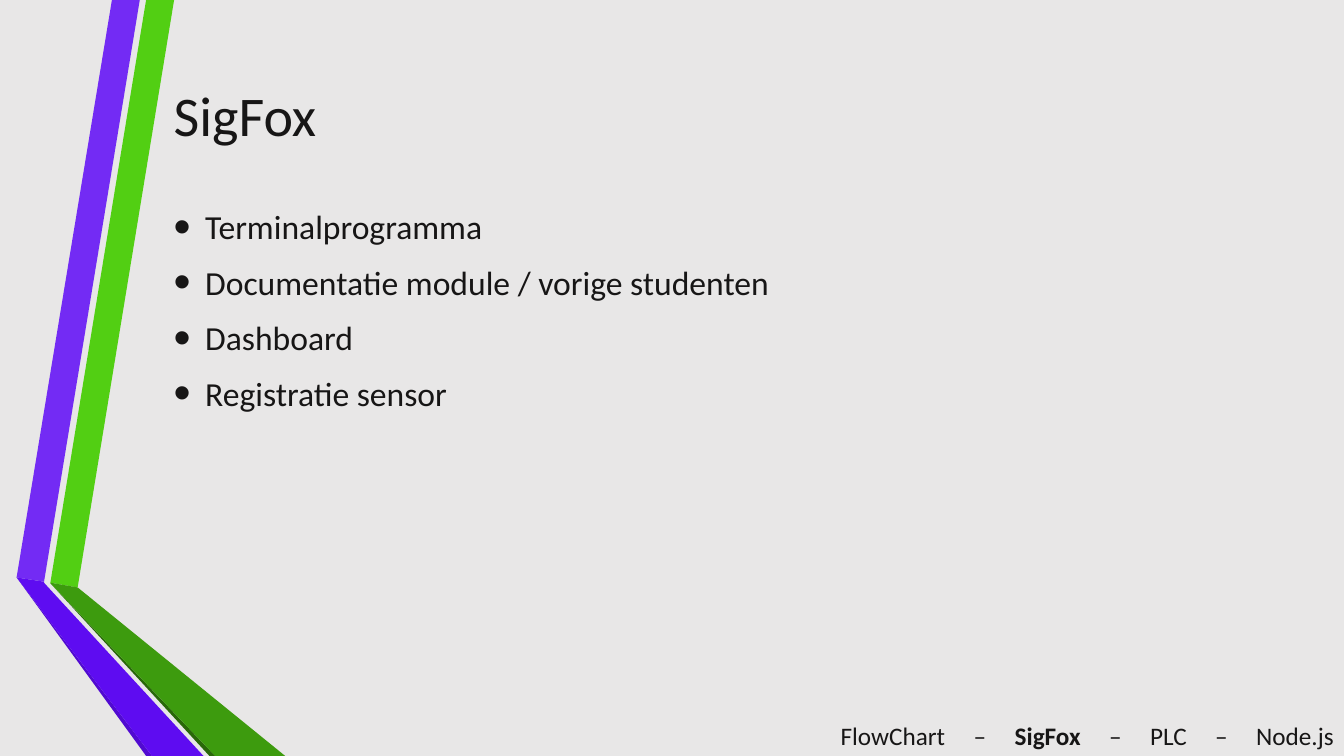
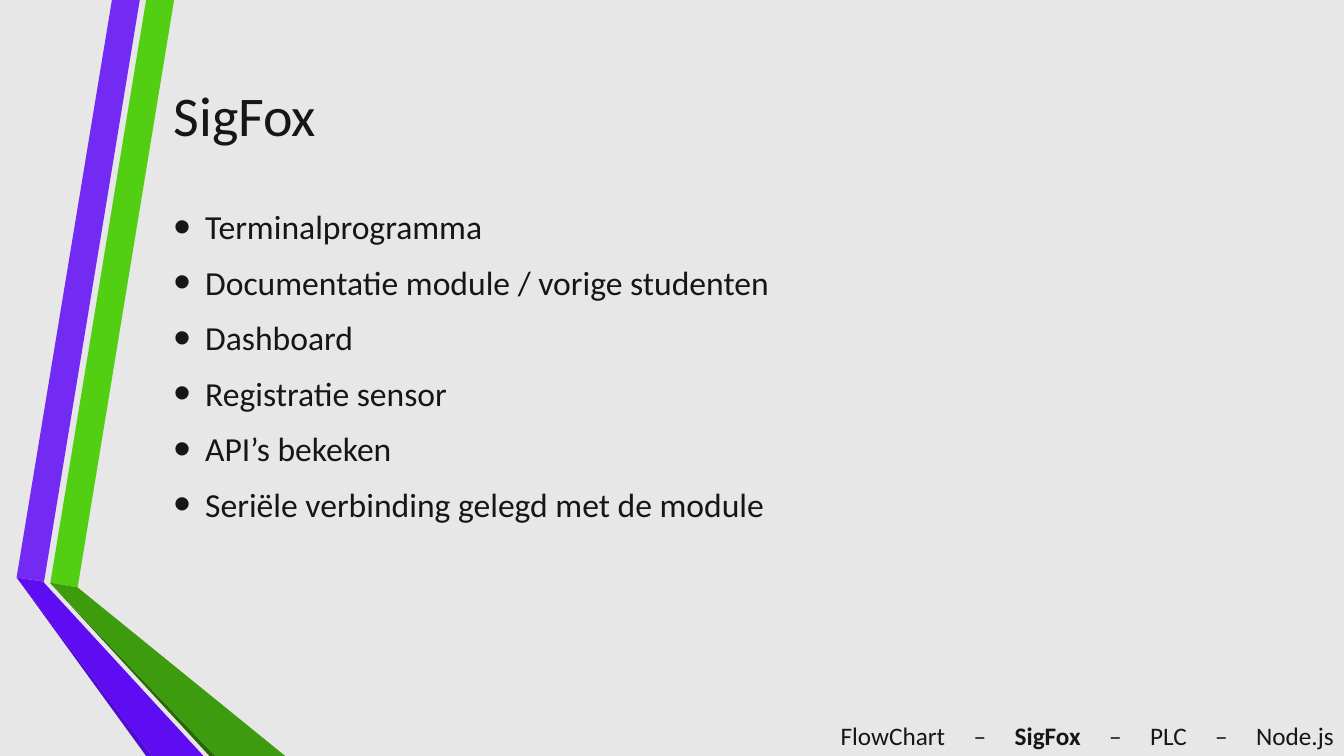
Before and after one commit to Koffiejoe/IA-EnOcean, a slide deck: slide 9 of Presentaties/2Wekelijkse PowerPoint/Industrial Automation.pptx. Drawn at 1344x756 pixels with LibreOffice and Linux fonts; fonts in the diff are those of the drawing. Boxes give left, top, right and bottom in pixels: in the first picture for what was removed or moved away, otherwise in the second. Text is boxed around its words. In the diff, an @@ line names an element or a change of style, - is before the commit and + after.

Commit message:
Kleine aanpassing

```diff
--- a/Presentaties/2Wekelijkse PowerPoint/Industrial Automation.pptx
+++ b/Presentaties/2Wekelijkse PowerPoint/Industrial Automation.pptx
@@ text at box(205, 437, 764, 523): paragraphs added @@
+• API’s bekeken
+• Seriële verbinding gelegd met de module
```
